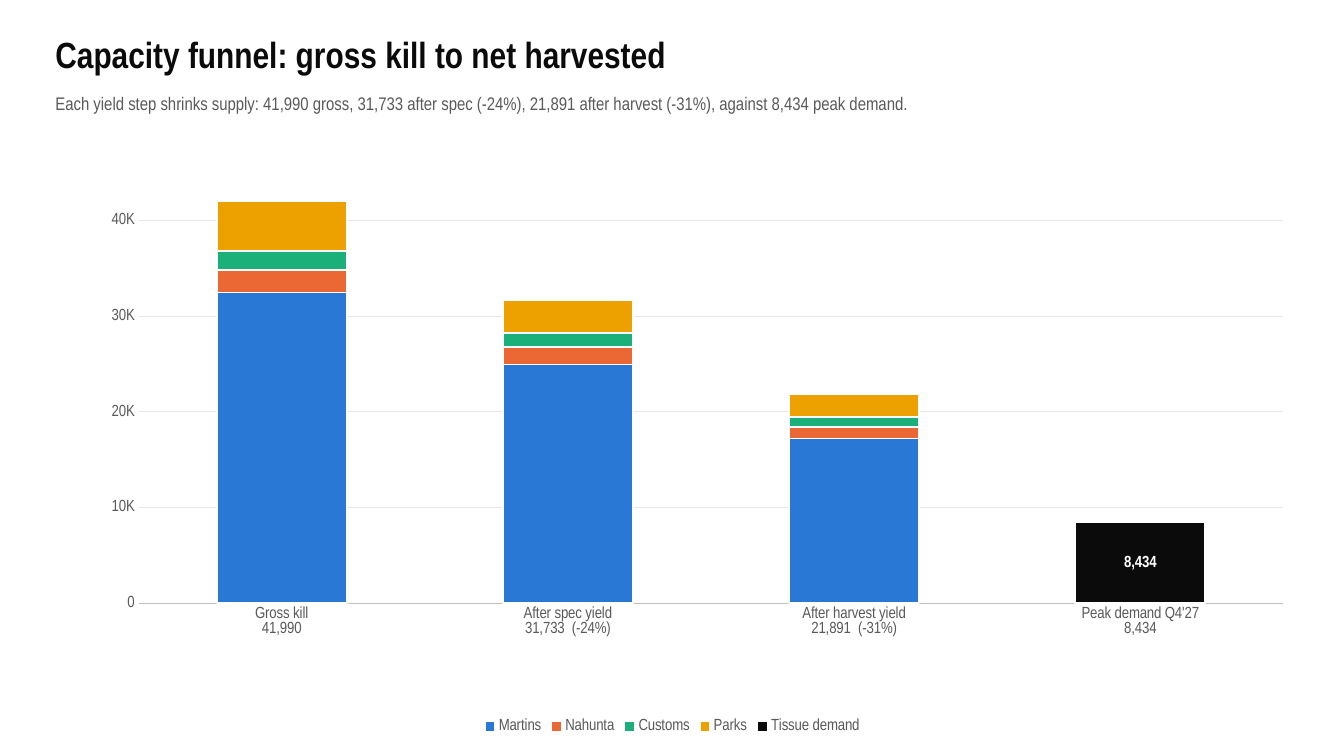
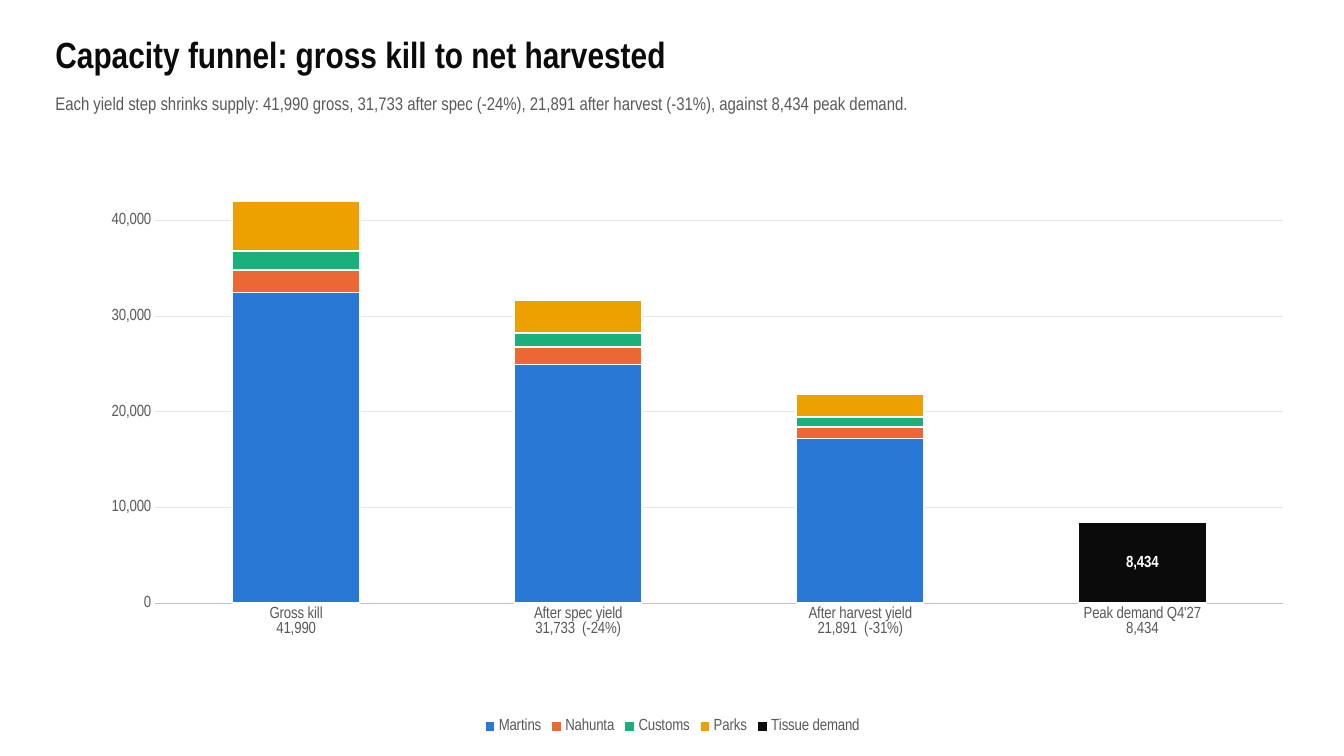
Before and after one commit to naviero1/Claude-Works, a slide deck: slide 2 of PVA second supplier initiative/Supplier_Capacity_Charts.pptx (slide 5 before the commit). Drawn at 1344x756 pixels with LibreOffice and Linux fonts; fonts in the diff are those of the drawing. Boxes give left, top, right and bottom in pixels: in the first picture for what was removed or moved away, otherwise in the second. Text is boxed around its words. In the diff, an @@ line names an element or a change of style, - is before the commit and + after.

```diff
--- a/PVA second supplier initiative/Supplier_Capacity_Charts.pptx
+++ b/PVA second supplier initiative/Supplier_Capacity_Charts.pptx
@@ column stacked chart at [42, 143, 1303, 738] @@
@@ value axis changed @@
```
Also in this commit, not shown: 2 other slides changed.
